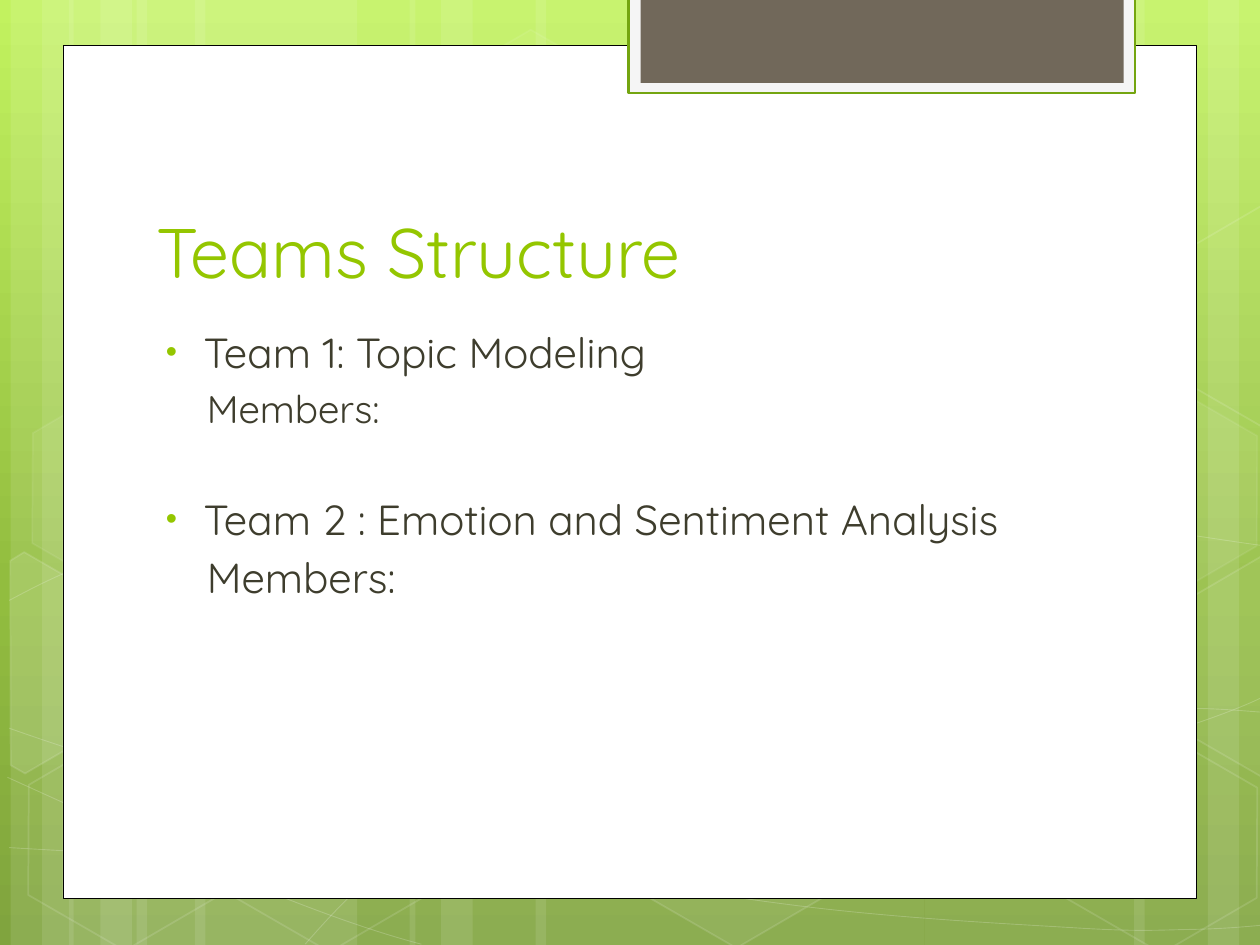
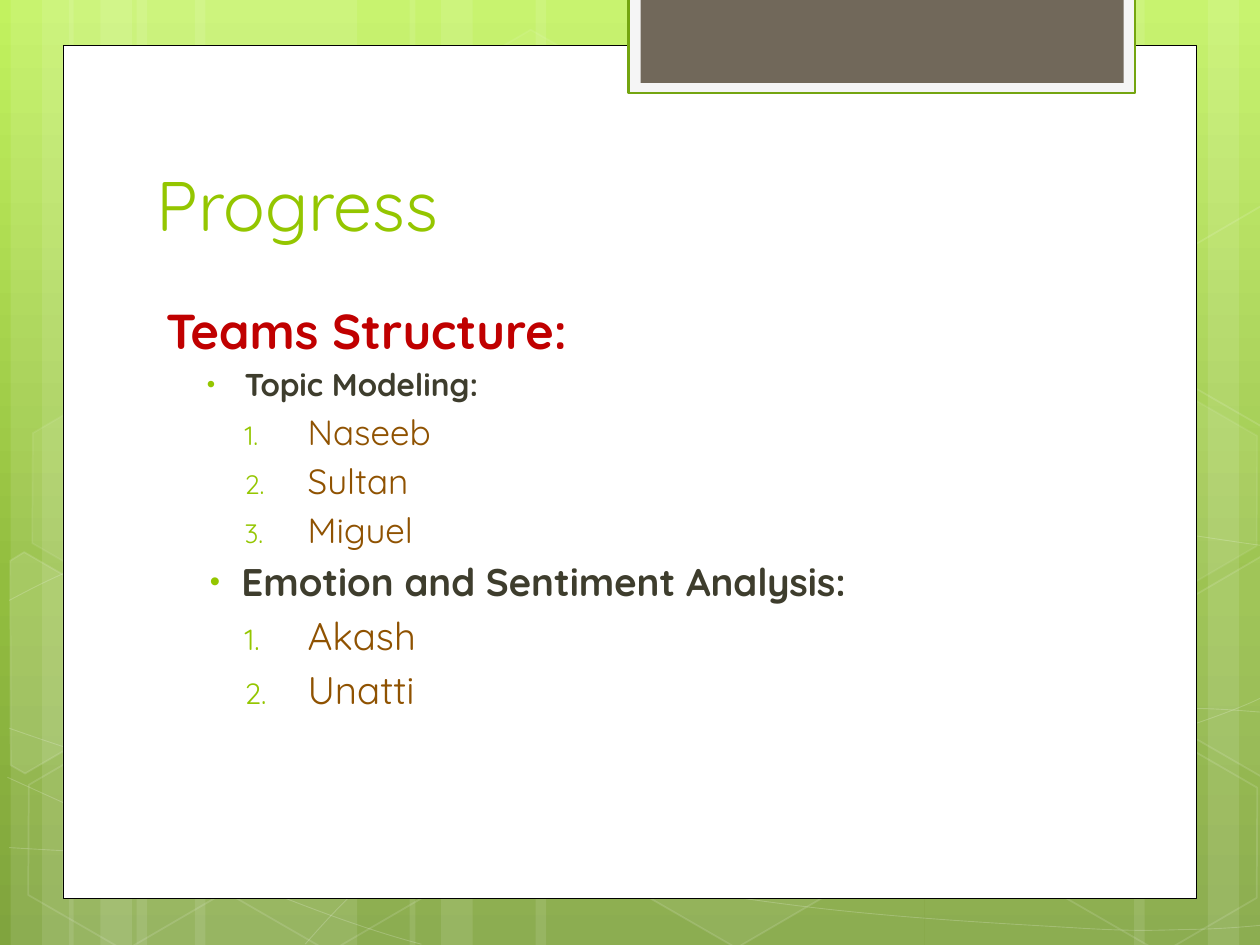
Before and after one commit to UNCG-CSE/Budget_Text_Analysis, a slide deck: slide 9 of doc/Project Review 1.pptx (slide 4 before the commit). Drawn at 1260x945 pixels with LibreOffice and Linux fonts; fonts in the diff are those of the drawing. Boxes give left, top, right and bottom in pixels: in the first picture for what was removed or moved away, otherwise in the second. Text is boxed around its words. In the diff, an @@ line names an element or a change of style, - is before the commit and + after.

```diff
--- a/doc/Project Review 1.pptx
+++ b/doc/Project Review 1.pptx
@@ title at [156, 182, 438, 245]: text changed @@
-Teams Structure
+Progress
@@ text at [166, 314, 846, 705]: text changed; size 24 to 22 pt; bold on @@
-• Team 1: Topic Modeling
-  Members:
-  • Team 2 : Emotion and Sentiment Analysis
-  Members:
+Teams Structure:
+  • Topic Modeling:
+    1. Naseeb
+    2. Sultan
+    3. Miguel
+    • Emotion and Sentiment Analysis:
+    1. Akash
+    2. Unatti
```
Also in this commit, not shown: 4 other slides changed, 7 slides added.
